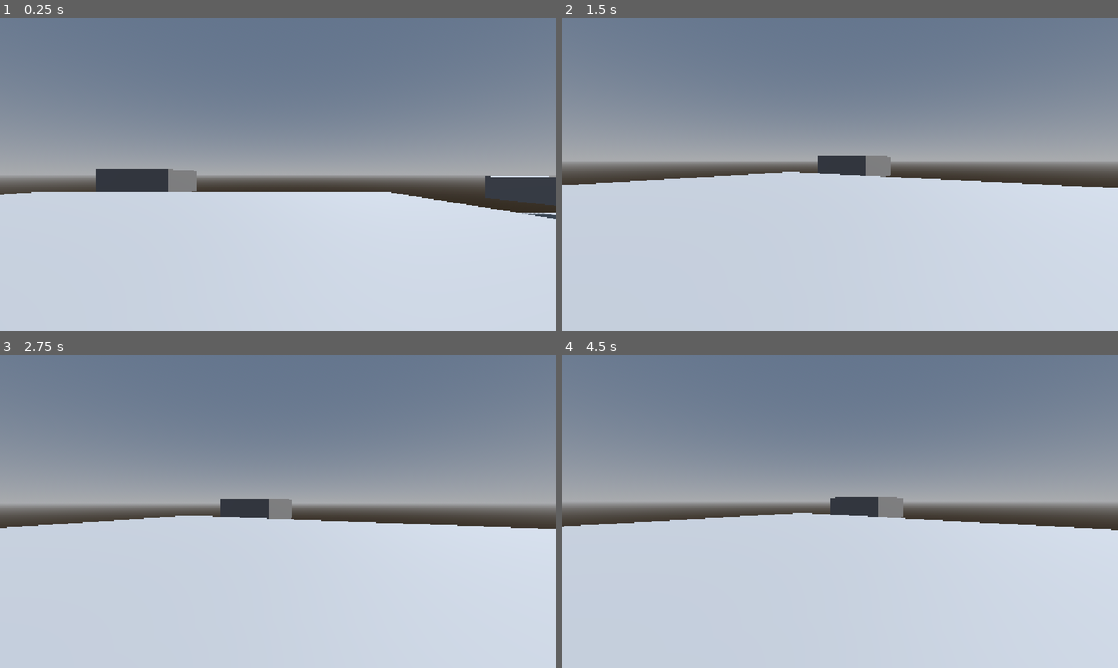
Above: before the commit, frames 1-4 (two rows, left to right).
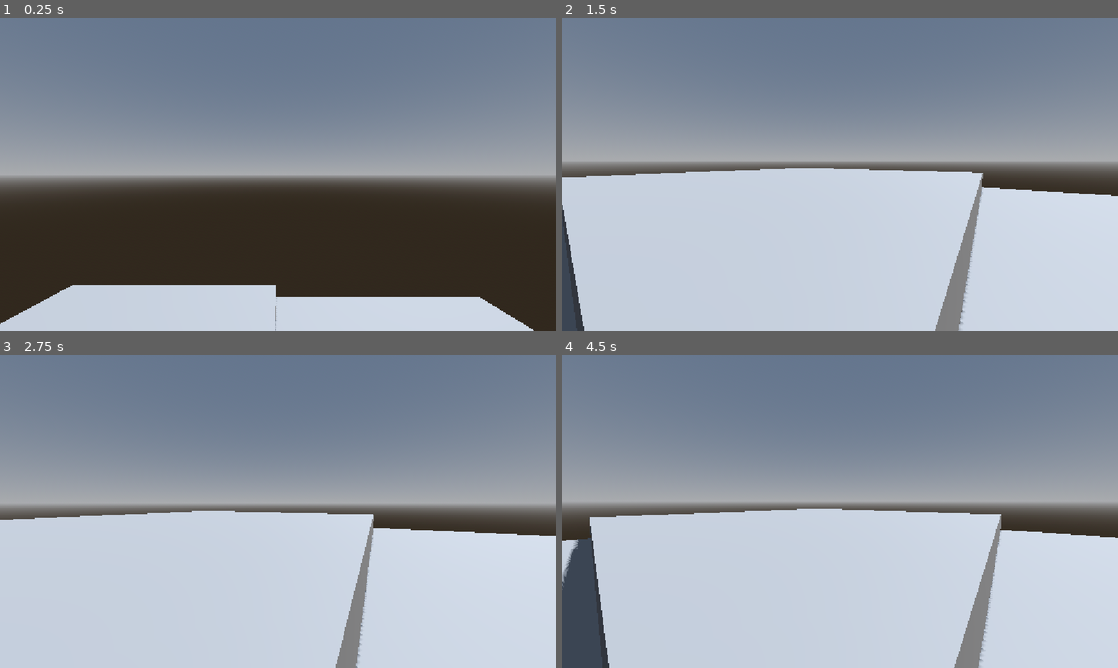
Above: after the commit, the same moments.

Repository: MarioSuper999/Godot_Dih_Mah_Tih
Game: Godot game, scene res://scenes/game.tscn
Same seed, same stepped clock (60 frames per second), same inputs: the game is played once before the commit and once after it.
Inputs (mouse positions are in pixels of both pictures, inside the frame that each line leads up to):
- Up to frame 1 (0.25 s): no input
- Up to frame 2 (1.5 s): tap Enter (ui_accept) at 0.5, 0.77 s; move the mouse to (962, 158) at 0.52 s; hold Right (ui_right) 0.53-1.28 s; click (962, 158) at 0.67 s; move the mouse to (812, 174) at 1.27 s; hold Up (ui_up) from 1.28 s (still down)
- Up to frame 3 (2.75 s): keep holding Up (ui_up); tap Enter (ui_accept) at 1.52, 2 s; move the mouse to (289, 505) at 2.02 s
- Up to frame 4 (4.5 s): keep holding Up (ui_up); tap Enter (ui_accept) at 2.75, 3.02, 3.5, 3.77, 4.25 s; move the mouse to (834, 517) at 2.77 s; click (834, 517) at 2.92 s; move the mouse to (878, 514) at 3.52 s; move the mouse to (795, 508) at 4.27 s

The runs differ from the first frame. In frame 1, 34% of the frame differs, in the area x 0-100%, y 48-100%; in frame 2, 4.6%; in frame 3, 3.5%; in frame 4, 6.6%.

Commit message:
Update procedural-generation.gd

Diff:
--- a/scripts/procedural-generation.gd
+++ b/scripts/procedural-generation.gd
@@ -1,19 +1,20 @@
 extends Node
-const BOUNDARY_X := 100
-const BOUNDARY_Y := 75
-const BOUNDARY_Z := 100
+const BOUNDARY_X := 1
+const BOUNDARY_Y := 3
+const BOUNDARY_Z := 1
 @onready var box = preload("res://prefabs/rooms/box.tscn")
 
 func _ready() -> void:
-	for i in range(randf_range(50,75)):
-
+	var pos = Vector3(10, 0, 10)
+	for i in range(randf_range(50,75)): #
+		pos +=Vector3(20 *randi_range(-BOUNDARY_X,BOUNDARY_X),randf_range(-BOUNDARY_Y,BOUNDARY_Y-1), 20 *randi_range(-BOUNDARY_Z,BOUNDARY_Z))
 		var new_box = box.instantiate()
 		add_child.call_deferred(new_box)
 
 		var collision_node = new_box.get_node("CollisionShape3D")
 		collision_node.shape = collision_node.shape.duplicate()
 		collision_node.shape.size = Vector3(20.0,7.5,20.0)
-		new_box.position += Vector3(randf_range(-BOUNDARY_X,BOUNDARY_X),randf_range(-BOUNDARY_Y,BOUNDARY_Y-50),randf_range(-BOUNDARY_Z,BOUNDARY_Z))
+		new_box.position += pos
 
 func _process(delta: float) -> void:
 	pass
